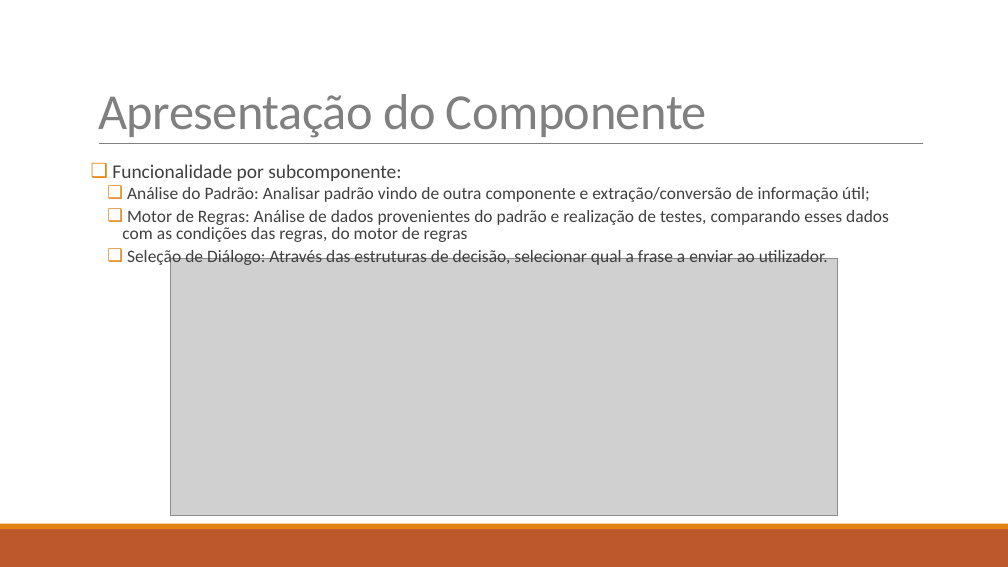
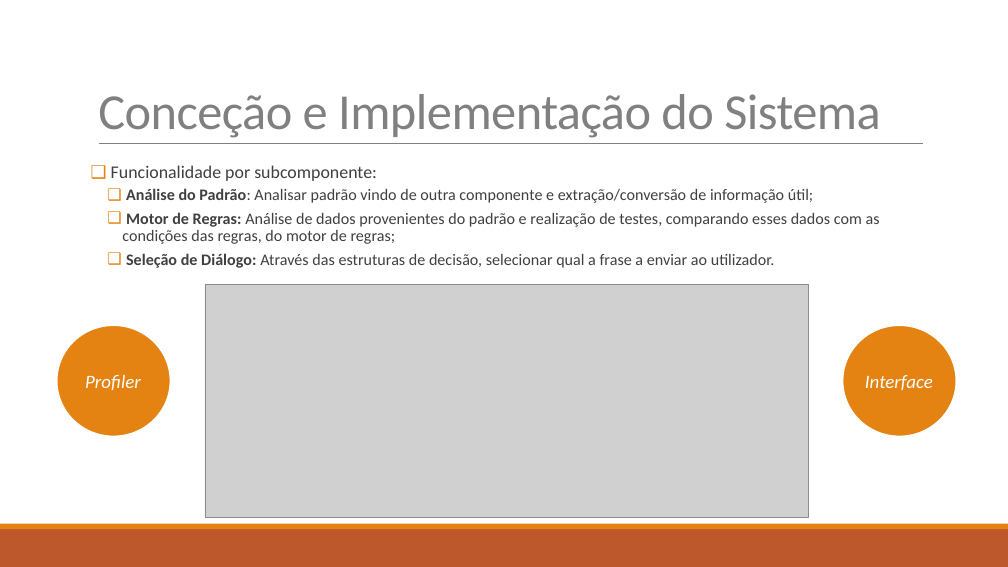
Before and after one commit to diisnc/Dialog_Agent_1819, a slide deck: slide 2 of Report/presentation_2_Gil.pptx (slide 6 before the commit). Drawn at 1008x567 pixels with LibreOffice and Linux fonts; fonts in the diff are those of the drawing; grey boxes stand for pictures. Boxes give left, top, right and bottom in pixels: in the first picture for what was removed or moved away, otherwise in the second. Text is boxed around its words. In the diff, an @@ line names an element or a change of style, - is before the commit and + after.

Commit message:
Presentation updated
- Conceção e implementação do sistema
- Recursos computacionais

```diff
--- a/Report/presentation_2_Gil.pptx
+++ b/Report/presentation_2_Gil.pptx
@@ title at [98, 94, 880, 138]: text changed @@
-Apresentação do Componente
+Conceção e Implementação do Sistema
@@ text at [111, 165, 813, 268]: size 18.5 to 17 pt in "Funcionalidade por subcomponente:"; size 16.6 to 15.3 pt in "Análise do Padrão: Analisar padrão vindo de ...", "Seleção de Diálogo: Através das estruturas de ..."; bold on in "Análise do Padrão:", "Seleção de Diálogo:"; line spacing 0.8 to 0.9 @@
@@ text at [122, 212, 880, 244]: text changed; size 16.6 to 15.3 pt @@
-  ❑ Motor de Regras: Análise de dados provenientes do padrão e realização de testes, comparando esses dados com as condições das regras, do motor de regras
+  ❑ Motor de Regras: Análise de dados provenientes do padrão e realização de testes, comparando esses dados com as condições das regras, do motor de regras;
@@ picture: place and size @@
-picture at [170, 259, 837, 516]
+picture at [205, 285, 808, 517]
@@ ellipse added at [57, 325, 171, 437], fill #E48312, outline #FFFFFF 2 pt @@
@@ ellipse added at [842, 325, 957, 437], fill #E48312, outline #FFFFFF 2 pt @@
@@ text added at [85, 375, 141, 390], 18 pt, text #FFFFFF, italic @@
+Profiler
@@ text added at [865, 375, 933, 390], 18 pt, text #FFFFFF, italic @@
+Interface
```
Also in this commit, not shown: 1 other slide changed, 2 slides added, 10 slides removed, 3 other files.
